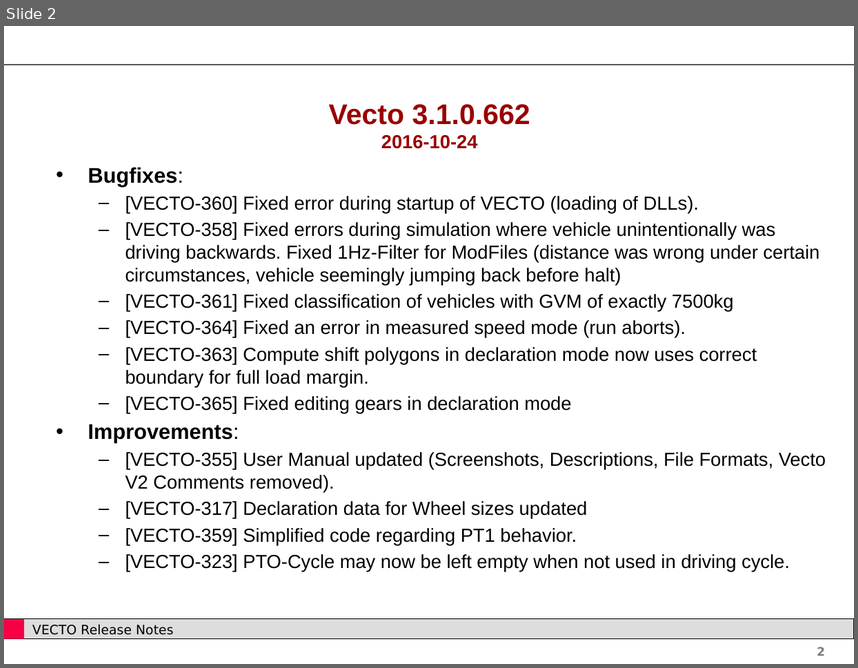
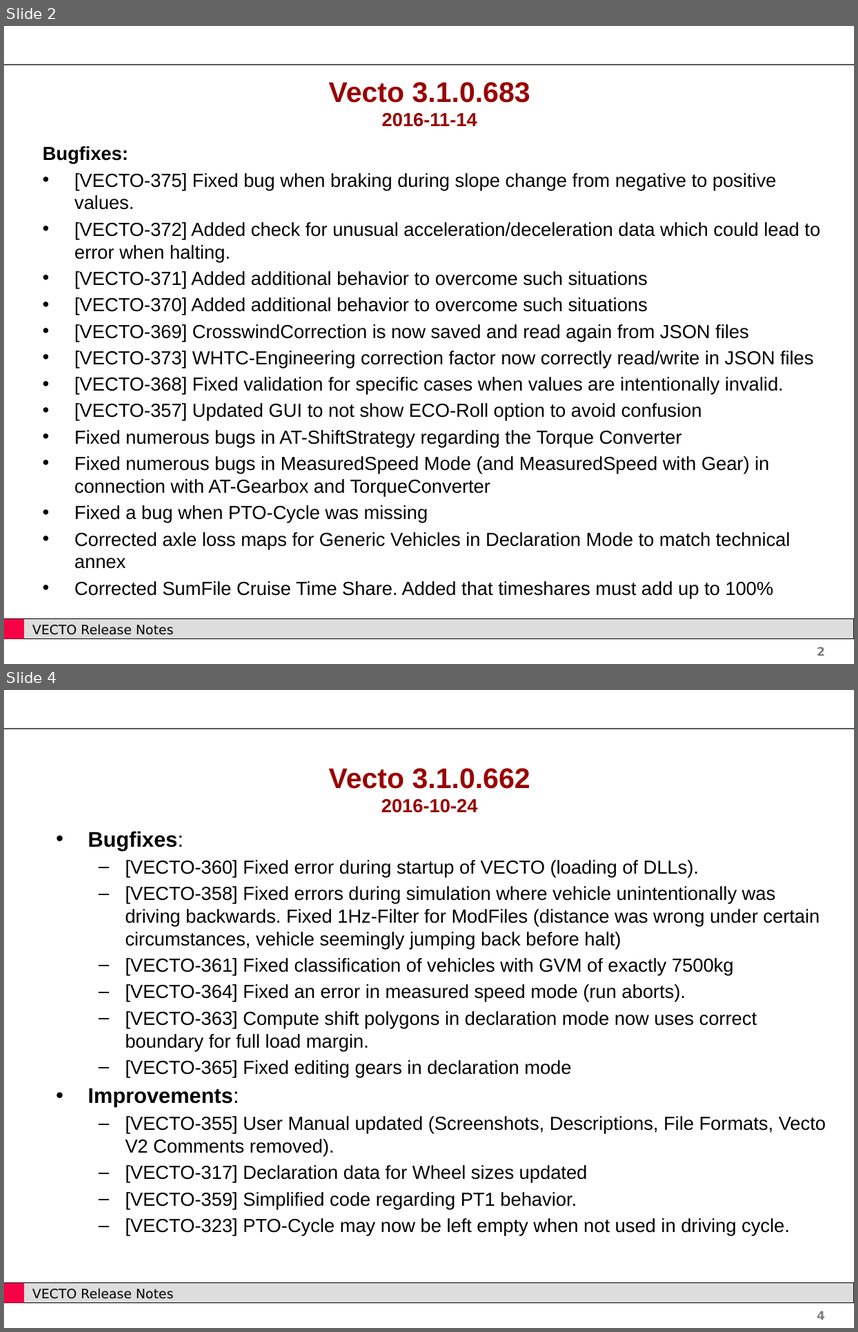
Before and after one commit to tanawadeatharva/BharatVECTO, a slide deck: Documentation/User Manual Source/Release Notes Vecto3.x.pptx. Shown one above the other, each under a label of ours: slide 2 before the commit, slides 2 and 4 after it; the slides between them are not shown. The pictures are 858x668 and 858x1332 pixels, drawn with LibreOffice and Linux fonts; fonts in the diff are those of the drawing; background and template pictures are left out. Boxes give left, top, right and bottom in pixels: in the first picture for what was removed or moved away, otherwise in the second. Text is boxed around its words. In the diff, an @@ line names an element or a change of style, - is before the commit and + after.

```diff
--- a/Documentation/User Manual Source/Release Notes Vecto3.x.pptx
+++ b/Documentation/User Manual Source/Release Notes Vecto3.x.pptx
@@ slide 2 added at box(4, 26, 854, 664), background #FFFFFF; not listed: 5 template elements that a slide beside it also shows @@
@@ title added at box(329, 82, 530, 127), 24 pt, text #990000, bold @@
+Vecto 3.1.0.683
+2016-11-14
@@ text added at box(43, 146, 820, 598), 16 pt, text #000000 @@
+Bugfixes:
+• [VECTO-375] Fixed bug when braking during slope change from negative to positive values.
+• [VECTO-372] Added check for unusual acceleration/deceleration data which could lead to error when halting.
+• [VECTO-371] Added additional behavior to overcome such situations
+• [VECTO-370] Added additional behavior to overcome such situations
+• [VECTO-369] CrosswindCorrection is now saved and read again from JSON files
+• [VECTO-373] WHTC-Engineering correction factor now correctly read/write in JSON files
+• [VECTO-368] Fixed validation for specific cases when values are intentionally invalid.
+• [VECTO-357] Updated GUI to not show ECO-Roll option to avoid confusion
+• Fixed numerous bugs in AT-ShiftStrategy regarding the Torque Converter
+• Fixed numerous bugs in MeasuredSpeed Mode (and MeasuredSpeed with Gear) in connection with AT-Gearbox and TorqueConverter
+• Fixed a bug when PTO-Cycle was missing
+• Corrected axle loss maps for Generic Vehicles in Declaration Mode to match technical annex
+• Corrected SumFile Cruise Time Share. Added that timeshares must add up to 100%
@@ what was slide 2 is now slide 4 @@
@@ page number at box(817, 1310, 825, 1319): text changed @@
-2
+4
```
Also in this commit, not shown: 1 slide changed, 1 other slide added, 11 other files.
